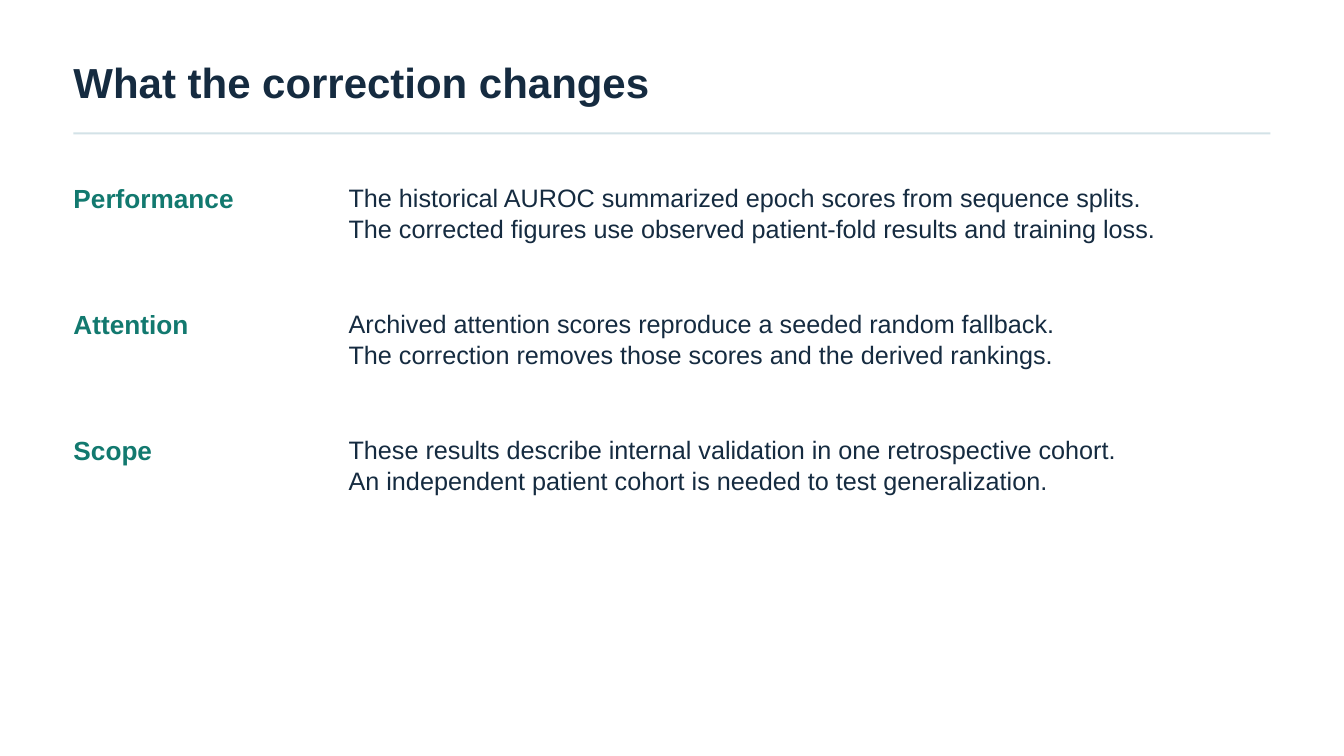
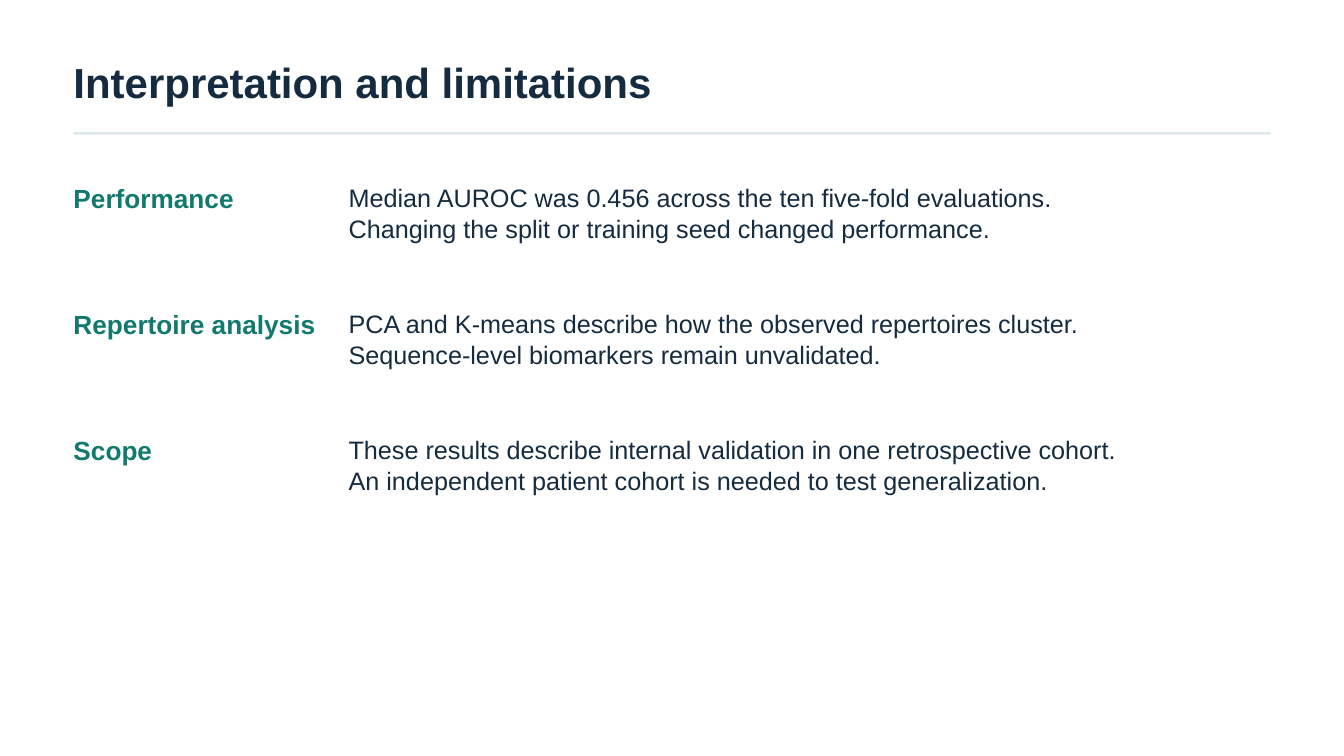
Before and after one commit to MateenahJAHAN/Final_Deliverable_DeepTCRResearch_Mateenah_Jahan_CSIR, a slide deck: slide 8 of results/DeepTCR_Results_Presentation.pptx. Drawn at 1344x756 pixels with LibreOffice and Linux fonts; fonts in the diff are those of the drawing. Boxes give left, top, right and bottom in pixels: in the first picture for what was removed or moved away, otherwise in the second. Text is boxed around its words. In the diff, an @@ line names an element or a change of style, - is before the commit and + after.

```diff
--- a/results/DeepTCR_Results_Presentation.pptx
+++ b/results/DeepTCR_Results_Presentation.pptx
@@ text at [73, 67, 652, 107]: text changed @@
-What the correction changes
+Interpretation and limitations
@@ text at [349, 188, 1051, 243]: text changed @@
-The historical AUROC summarized epoch scores from sequence splits.
-The corrected figures use observed patient-fold results and training loss.
+Median AUROC was 0.456 across the ten five-fold evaluations.
+Changing the split or training seed changed performance.
@@ text at [73, 315, 315, 340]: text changed @@
-Attention
+Repertoire analysis
@@ text at [349, 314, 1078, 369]: text changed @@
-Archived attention scores reproduce a seeded random fallback.
-The correction removes those scores and the derived rankings.
+PCA and K-means describe how the observed repertoires cluster.
+Sequence-level biomarkers remain unvalidated.
```
Also in this commit, not shown: 2 other slides changed, 18 other files.
